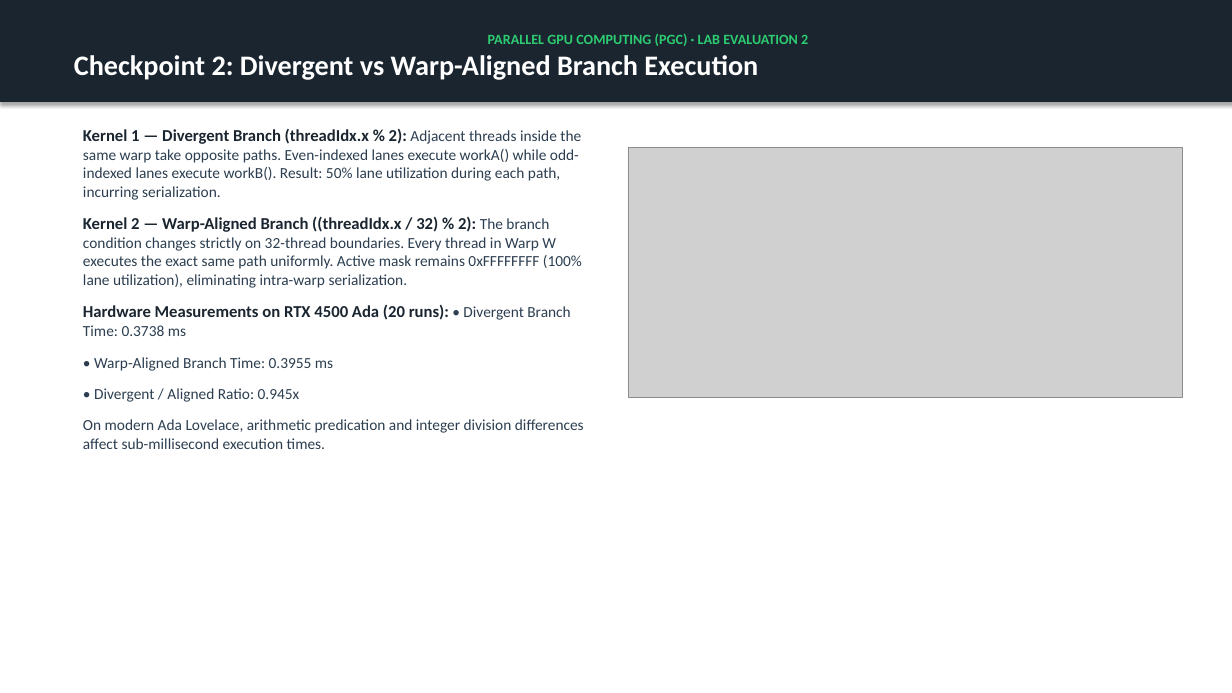
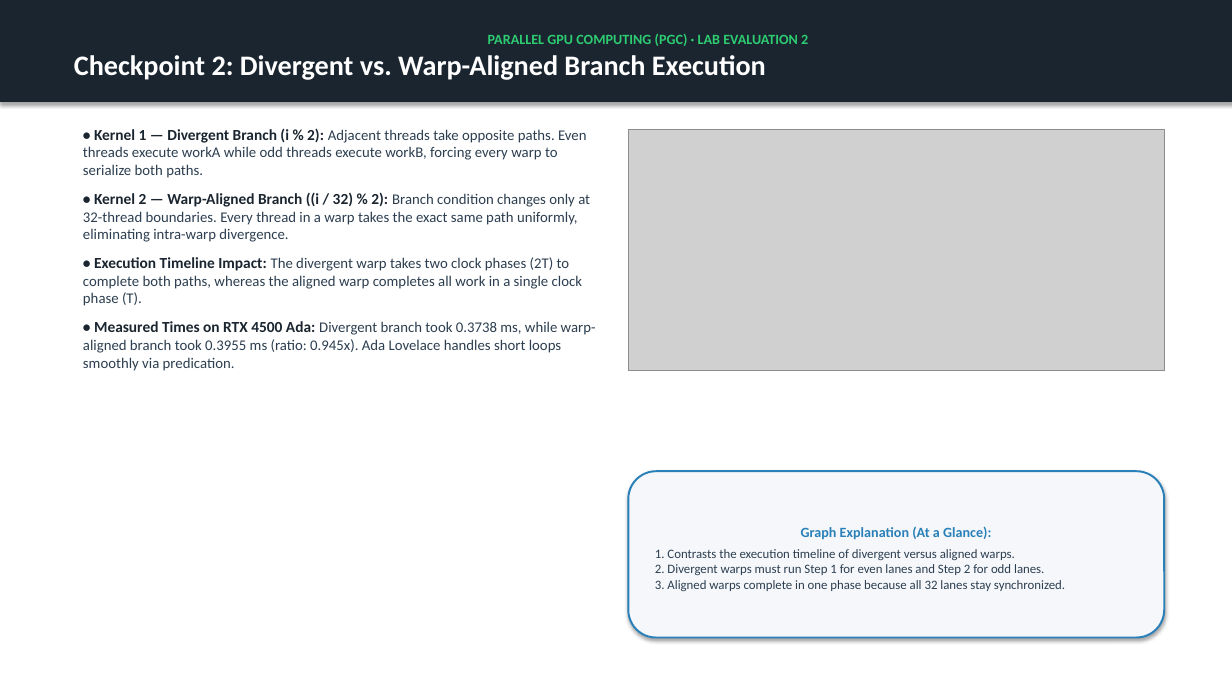
Before and after one commit to jaideep67/Parallel-Gpu-Computing, a slide deck: slide 4 of lab2_evaluation/presentation/PGC_Lab2_Warp_Divergence_Evaluation.pptx. Drawn at 1232x693 pixels with LibreOffice and Linux fonts; fonts in the diff are those of the drawing; grey boxes stand for pictures. Boxes give left, top, right and bottom in pixels: in the first picture for what was removed or moved away, otherwise in the second. Text is boxed around its words. In the diff, an @@ line names an element or a change of style, - is before the commit and + after.

Commit message:
Refactor README and presentation: Simple architecture, 3-4 points per checkpoint, and 2-3 sentence graph explanations

```diff
--- a/lab2_evaluation/presentation/PGC_Lab2_Warp_Divergence_Evaluation.pptx
+++ b/lab2_evaluation/presentation/PGC_Lab2_Warp_Divergence_Evaluation.pptx
@@ text in rectangle at bbox=[74, 55, 766, 80]: text changed @@
-Checkpoint 2: Divergent vs Warp-Aligned Branch Execution
+Checkpoint 2: Divergent vs. Warp-Aligned Branch Execution
@@ text at bbox=[83, 128, 596, 371]: text changed; size 12 to 11.5 pt @@
-Kernel 1 — Divergent Branch (threadIdx.x % 2): Adjacent threads inside the same warp take opposite paths. Even-indexed lanes execute workA() while odd-indexed lanes execute workB(). Result: 50% lane utilization during each path, incurring serialization.
-Kernel 2 — Warp-Aligned Branch ((threadIdx.x / 32) % 2): The branch condition changes strictly on 32-thread boundaries. Every thread in Warp W executes the exact same path uniformly. Active mask remains 0xFFFFFFFF (100% lane utilization), eliminating intra-warp serialization.
-Hardware Measurements on RTX 4500 Ada (20 runs): • Divergent Branch Time: 0.3738 ms
-• Warp-Aligned Branch Time: 0.3955 ms
-• Divergent / Aligned Ratio: 0.945x
-On modern Ada Lovelace, arithmetic predication and integer division differences affect sub-millisecond execution times.
+• Kernel 1 — Divergent Branch (i % 2): Adjacent threads take opposite paths. Even threads execute workA while odd threads execute workB, forcing every warp to serialize both paths.
+• Kernel 2 — Warp-Aligned Branch ((i / 32) % 2): Branch condition changes only at 32-thread boundaries. Every thread in a warp takes the exact same path uniformly, eliminating intra-warp divergence.
+• Execution Timeline Impact: The divergent warp takes two clock phases (2T) to complete both paths, whereas the aligned warp completes all work in a single clock phase (T).
+• Measured Times on RTX 4500 Ada: Divergent branch took 0.3738 ms, while warp-aligned branch took 0.3955 ms (ratio: 0.945x). Ada Lovelace handles short loops smoothly via predication.
@@ picture: place and size @@
-picture at bbox=[628, 148, 1183, 397]
+picture at bbox=[628, 129, 1165, 371]
@@ rounded rectangle added at bbox=[628, 471, 1165, 638], fill #F5F7FA, outline #2980B9 1.5 pt, 10 pt, text #2C3E50 @@
+Graph Explanation (At a Glance):
+1. Contrasts the execution timeline of divergent versus aligned warps.
+2. Divergent warps must run Step 1 for even lanes and Step 2 for odd lanes.
+3. Aligned warps complete in one phase because all 32 lanes stay synchronized.
```
Also in this commit, not shown: 5 other slides changed, 1 slide added, 1 slide removed, 2 other files.
